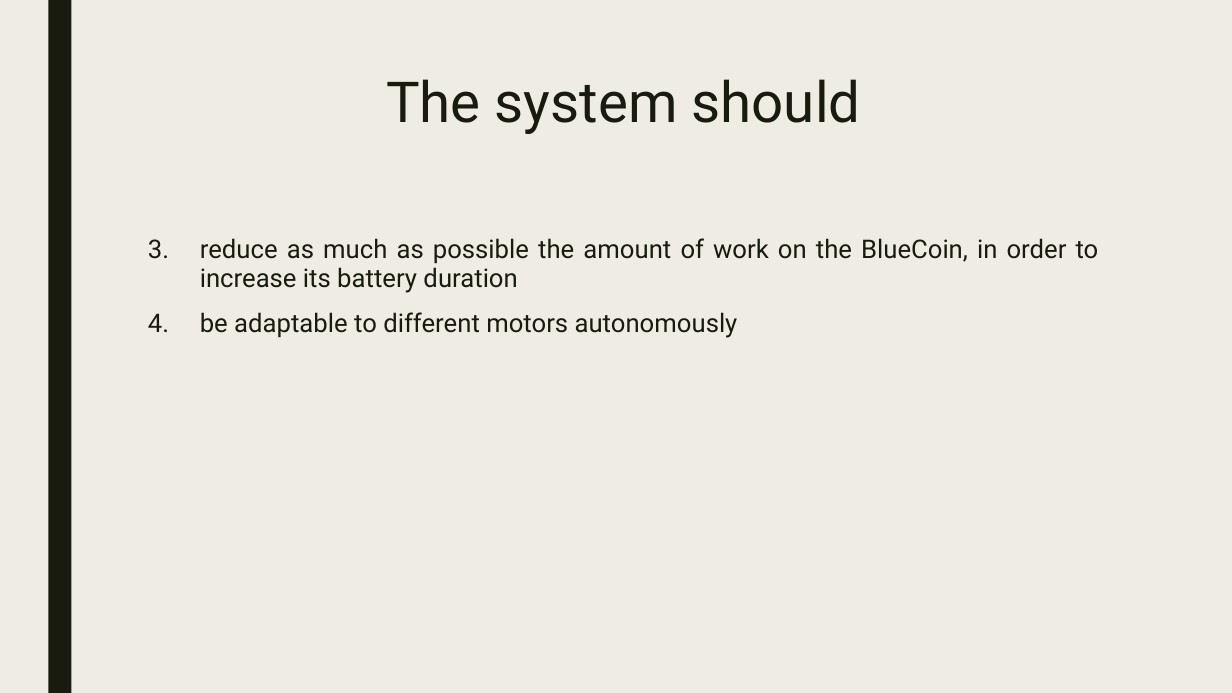
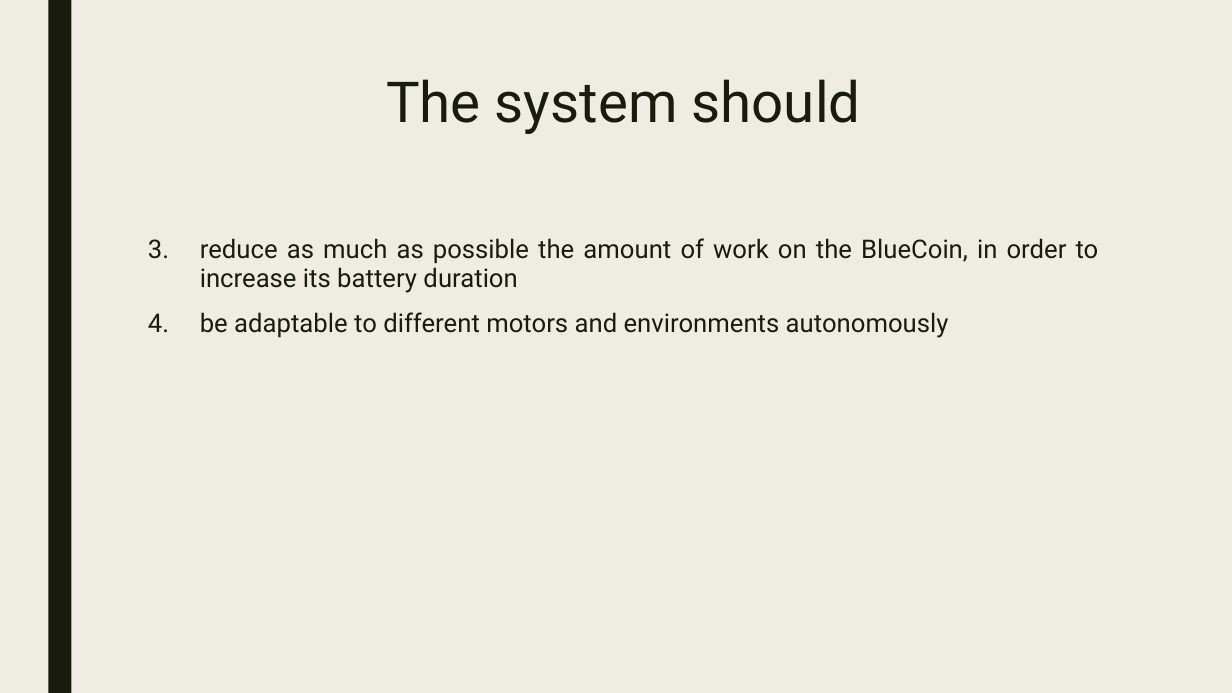
Before and after one commit to urzino/FanMonitoringBlueCoin, a slide deck: slide 5 of Pervasive_presentation_Milestone1_group8.pptx. Drawn at 1232x693 pixels with LibreOffice and Linux fonts; fonts in the diff are those of the drawing. Boxes give left, top, right and bottom in pixels: in the first picture for what was removed or moved away, otherwise in the second. Text is boxed around its words. In the diff, an @@ line names an element or a change of style, - is before the commit and + after.

Commit message:
wazzzae

```diff
--- a/Pervasive_presentation_Milestone1_group8.pptx
+++ b/Pervasive_presentation_Milestone1_group8.pptx
@@ text at box(200, 312, 949, 338): text changed @@
-4. be adaptable to different motors autonomously
+4. be adaptable to different motors and environments autonomously
```
